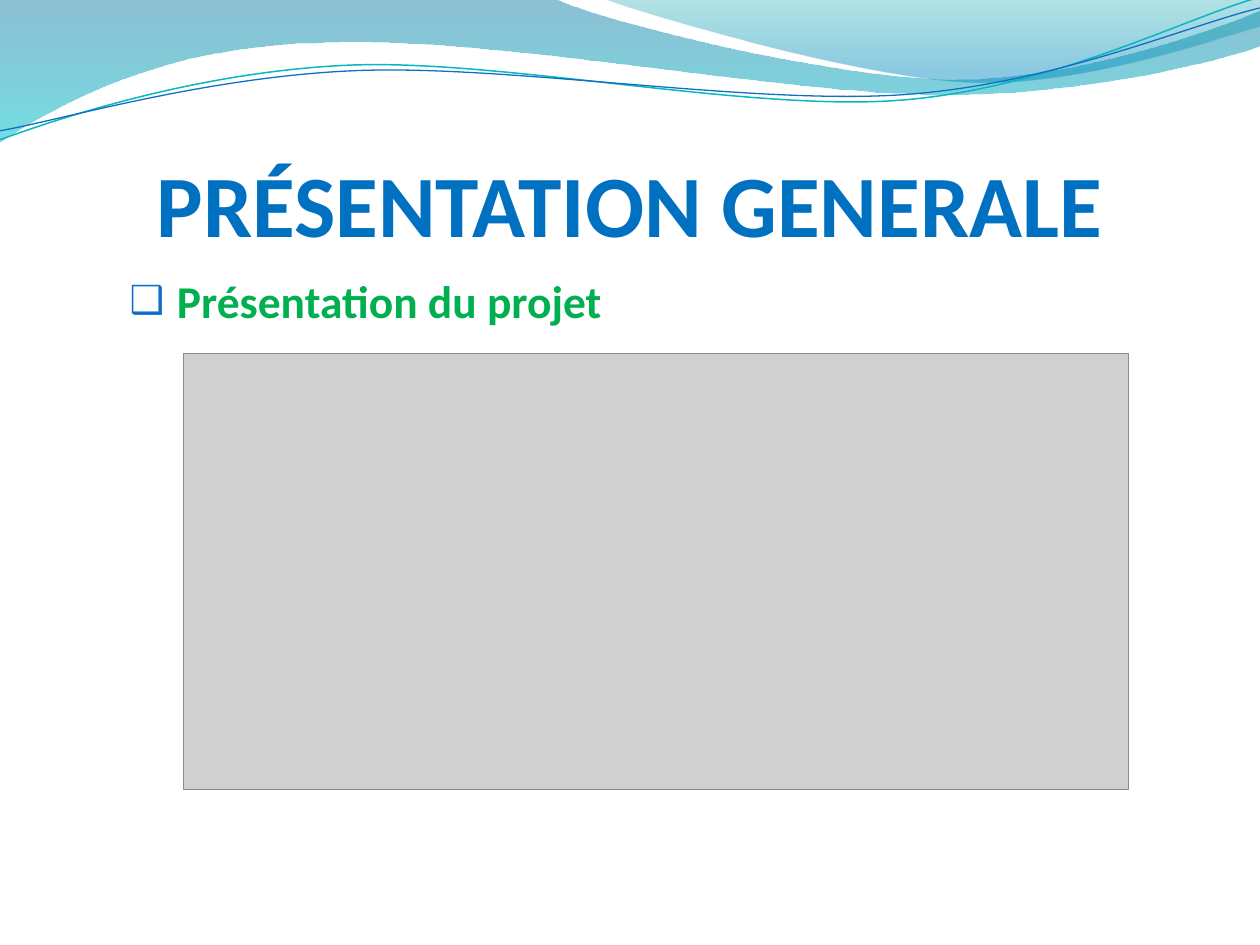
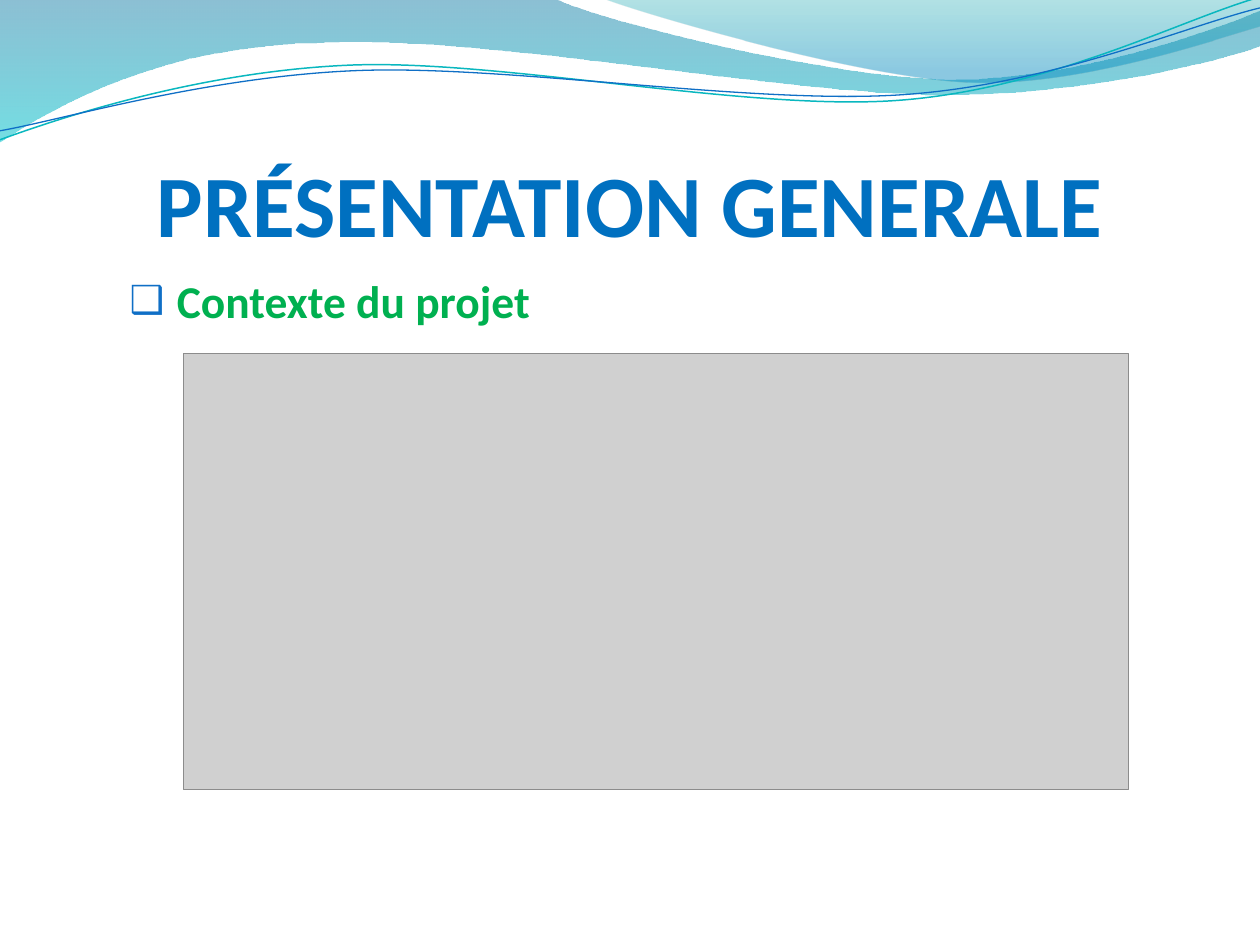
Before and after one commit to hardware/AscenseurPoissons, a slide deck: slide 3 of REVUES/REVUE ANALYSE/RevueAnalysePPT.pptx. Drawn at 1260x945 pixels with LibreOffice and Linux fonts; fonts in the diff are those of the drawing; grey boxes stand for pictures; background and template pictures are left out. Boxes give left, top, right and bottom in pixels: in the first picture for what was removed or moved away, otherwise in the second. Text is boxed around its words. In the diff, an @@ line names an element or a change of style, - is before the commit and + after.

```diff
--- a/REVUES/REVUE ANALYSE/RevueAnalysePPT.pptx
+++ b/REVUES/REVUE ANALYSE/RevueAnalysePPT.pptx
@@ text at [177,286,529,326]: text changed @@
-  ❑ Présentation du projet
+  ❑ Contexte du projet
```
Also in this commit, not shown: 6 other slides changed.
